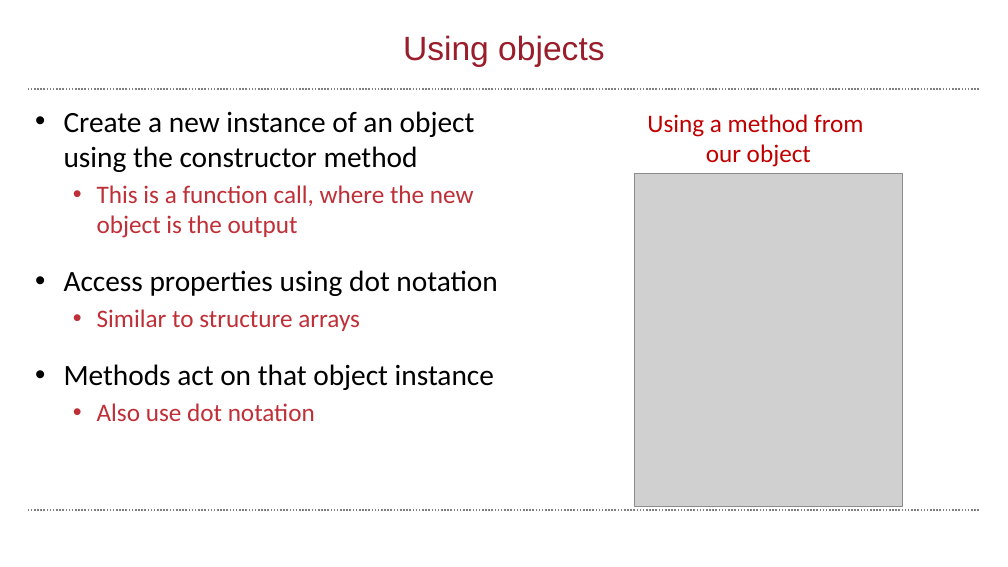
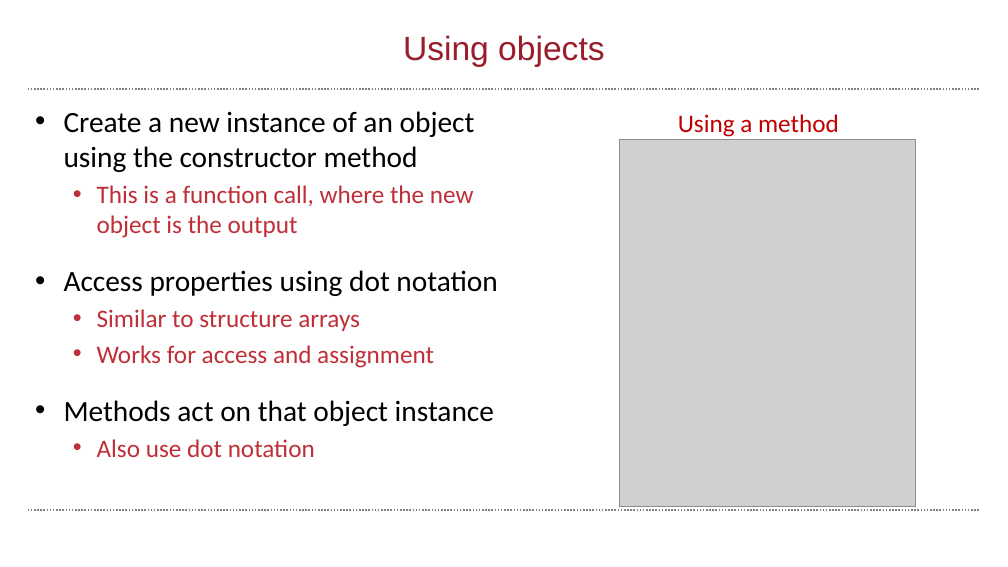
Before and after one commit to wbif-bristol/MATLAB-course, a slide deck: slide 70 of Session 3 - Advanced data structures/MATLAB Session 3.pptx (slide 64 before the commit). Drawn at 1008x567 pixels with LibreOffice and Linux fonts; fonts in the diff are those of the drawing; grey boxes stand for pictures; background and template pictures are left out. Boxes give left, top, right and bottom in pixels: in the first picture for what was removed or moved away, otherwise in the second. Text is boxed around its words. In the diff, an @@ line names an element or a change of style, - is before the commit and + after.

```diff
--- a/Session 3 - Advanced data structures/MATLAB Session 3.pptx
+++ b/Session 3 - Advanced data structures/MATLAB Session 3.pptx
@@ text at [678, 114, 839, 137]: text changed @@
-Using a method from
-our object
+Using a method
@@ picture: place and size @@
-picture at [634, 174, 903, 507]
+picture at [619, 139, 916, 507]
@@ text at [97, 345, 434, 368]: paragraph added @@
+  • Works for access and assignment
```
Also in this commit, not shown: 4 other slides changed, 10 slides added, 1 slide removed, 2 other files.
